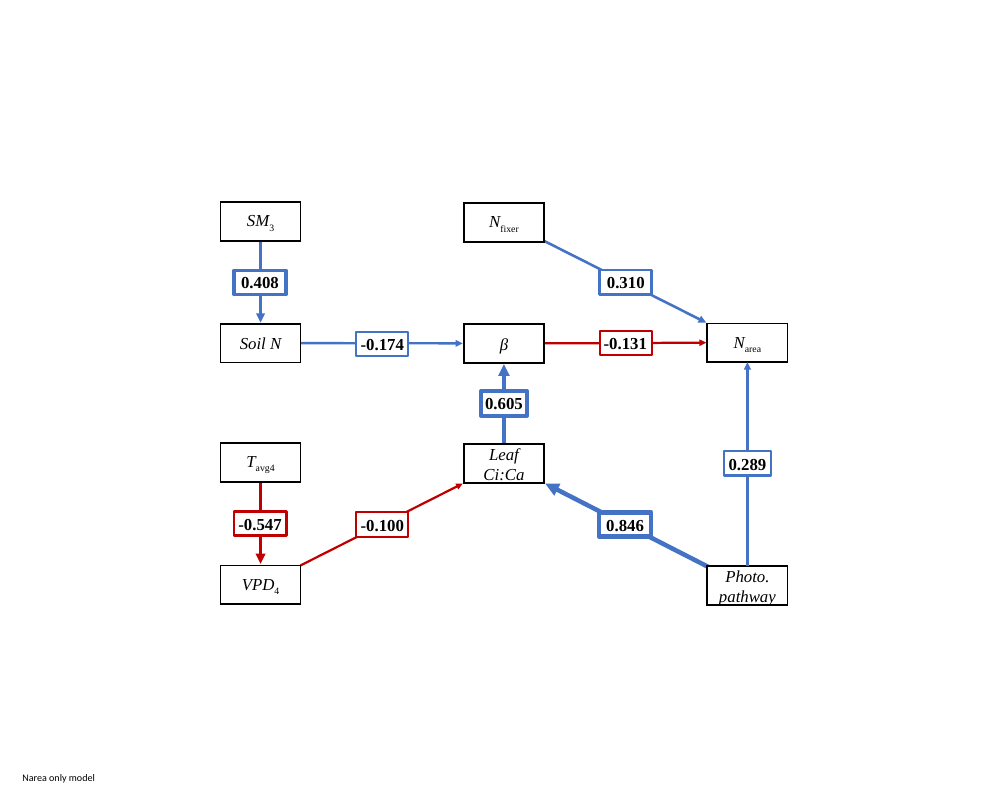
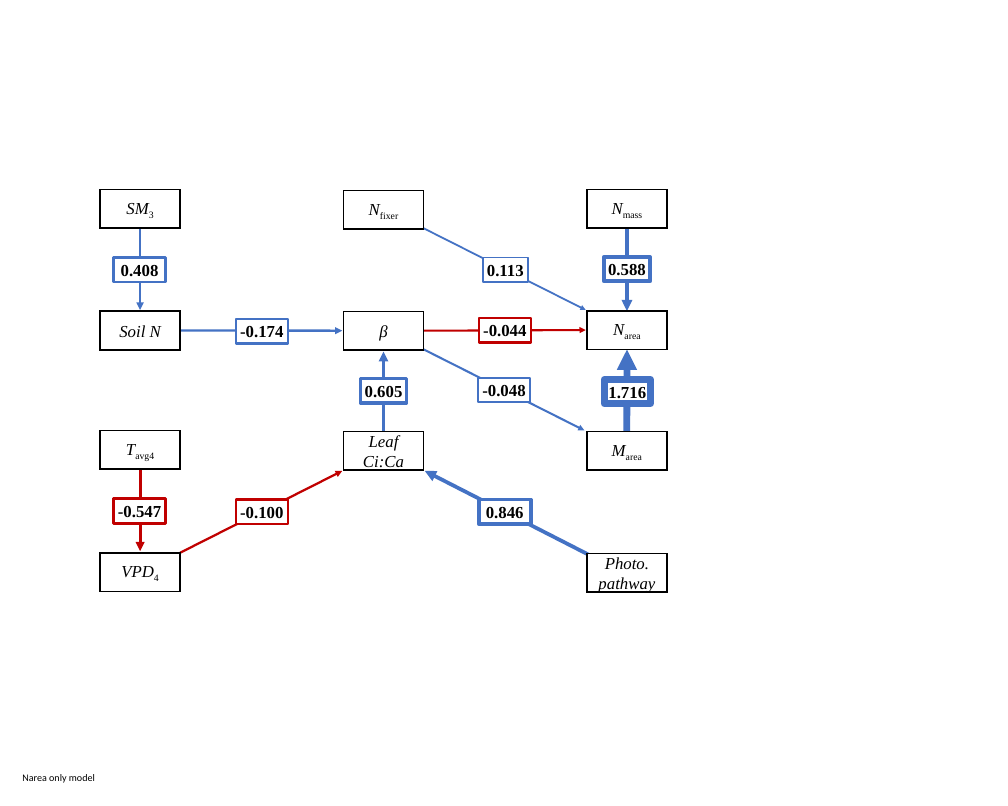
Before and after one commit to eaperkowski/TX_ecolab_leafNitrogen, a slide deck: slide 3 of working_drafts/figs/TXeco_SEM_ppt_fig.pptx. Drawn at 1008x806 pixels with LibreOffice and Linux fonts; fonts in the diff are those of the drawing. Boxes give left, top, right and bottom in pixels: in the first picture for what was removed or moved away, otherwise in the second. Text is boxed around its words. In the diff, an @@ line names an element or a change of style, - is before the commit and + after.

```diff
--- a/working_drafts/figs/TXeco_SEM_ppt_fig.pptx
+++ b/working_drafts/figs/TXeco_SEM_ppt_fig.pptx
@@ rectangle added at (587,190,667,229), fill #FFFFFF, outline #000000 3 pt, 30 pt, text #000000 @@
+Nmass
@@ 7 rectangles, 6 arrows: place and size @@
-7 rectangles, 6 arrows at (221,241,787,604)
+7 rectangles, 6 arrows at (100,228,667,592)
@@ arrow (140, 228) - (140, 310): stroke #4472C4 5.44 pt to #4472C4 4.57 pt @@
@@ arrow (424, 228) - (586, 310): stroke #4472C4 4.56 pt to #4472C4 3.17 pt @@
@@ arrow added from (627, 228) to (627, 311), #4472C4 6.54 pt @@
@@ rectangle "0.408" at (114,258,166,282): outline #4472C4 5.44 pt to #4472C4 4.57 pt @@
@@ rectangle "0.113": place and size @@
-rectangle "0.113" at (600,270,652,295)
+rectangle "0.113" at (483,258,528,282)
@@ rectangle "0.113" at (483,258,528,282): outline #4472C4 4.56 pt to #4472C4 3.17 pt @@
@@ text in rectangle at (487,265,524,277): text changed @@
-0.310
+0.113
@@ rectangle added at (604,257,650,282), fill #FFFFFF, outline #4472C4 6.54 pt, 30 pt, text #000000, bold @@
+0.588
@@ rectangle "-0.174" at (236,319,288,344): outline #4472C4 4.23 pt to #4472C4 4.25 pt @@
@@ rectangle "-0.044" at (479,318,531,343): outline #C00000 4.01 pt to #C00000 3.69 pt @@
@@ text in rectangle at (483,325,526,336): text changed @@
--0.131
+-0.044
@@ arrow (180, 331) - (342, 331): stroke #4472C4 4.23 pt to #4472C4 4.25 pt @@
@@ 9 rectangles, 2 arrows: place and size @@
-9 rectangles, 2 arrows at (221,202,787,605)
+9 rectangles, 2 arrows at (100,190,667,593)
@@ arrow (383, 432) - (383, 352): stroke #4472C4 6.94 pt to #4472C4 5.78 pt @@
@@ arrow added from (422, 349) to (584, 431), #4472C4 3.67 pt @@
@@ arrow (424, 331) - (586, 330): stroke #C00000 4.01 pt to #C00000 3.69 pt @@
@@ arrow added from (627, 432) to (627, 350), #4472C4 12.08 pt @@
@@ rectangle "0.605" at (360,379,407,403): outline #4472C4 6.94 pt to #4472C4 5.78 pt @@
@@ rectangle added at (478,378,530,403), fill #FFFFFF, outline #4472C4 3.67 pt, 30 pt, text #000000, bold @@
+-0.048
@@ rectangle added at (604,379,650,404), fill #FFFFFF, outline #4472C4 12.08 pt, 30 pt, text #000000, bold @@
+1.716
@@ arrow removed from (748, 566) to (748, 362) @@
@@ rectangle added at (587,432,667,471), fill #FFFFFF, outline #000000 3 pt, 30 pt, text #000000 @@
+Marea
@@ arrow (140, 469) - (140, 552): stroke #C00000 6.08 pt to #C00000 5.47 pt @@
@@ arrow (180, 553) - (342, 471): stroke #C00000 3.93 pt to #C00000 3.99 pt @@
@@ arrow (591, 556) - (425, 471): stroke #4472C4 8.09 pt to #4472C4 6.76 pt @@
@@ rectangle removed at (724,452,771,476) @@
-0.289
@@ rectangle "-0.547" at (114,499,166,523): outline #C00000 5.07 pt to #C00000 5.47 pt @@
@@ rectangle "-0.100" at (236,500,288,525): outline #C00000 3.93 pt to #C00000 3.99 pt @@
@@ rectangle "0.846" at (479,500,531,525): outline #4472C4 8.09 pt to #4472C4 6.76 pt @@
```
Also in this commit, not shown: 11 other files.
